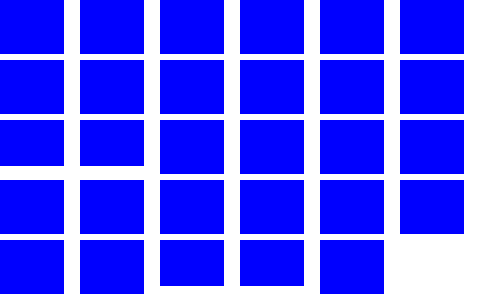
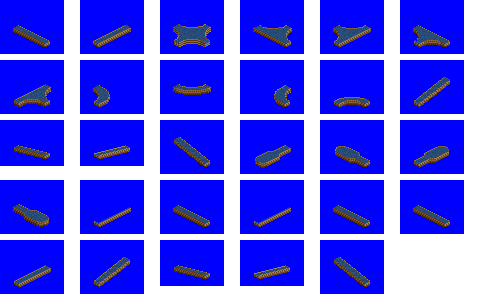
The second 480px x 300px image is a revision of the first. Changes to its layers:
added layer "BACK_AUGA" above "FRON_AUGA" over [13, 24, 450, 288]
added layer "FRON_AUGA" above "BACK_OLD" over [13, 27, 450, 287]
